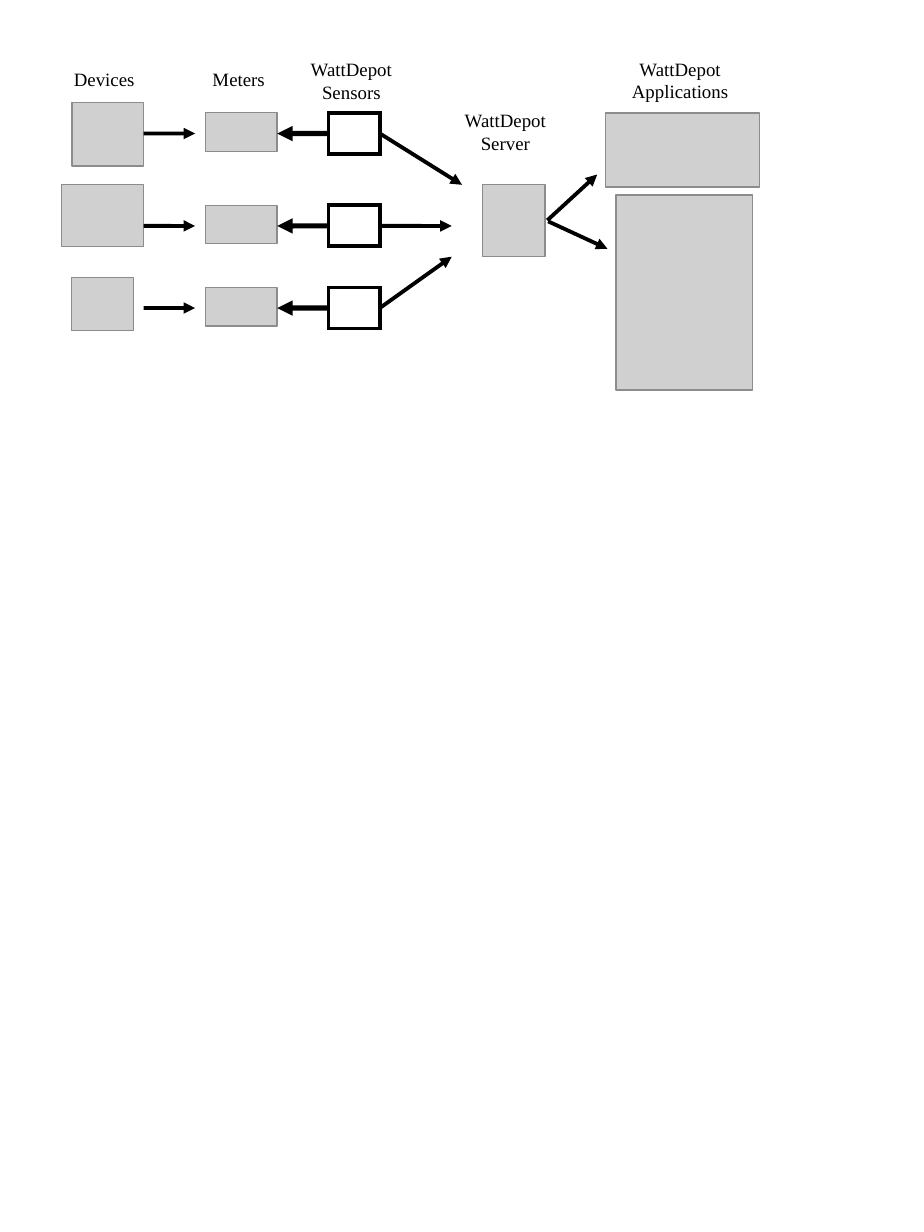
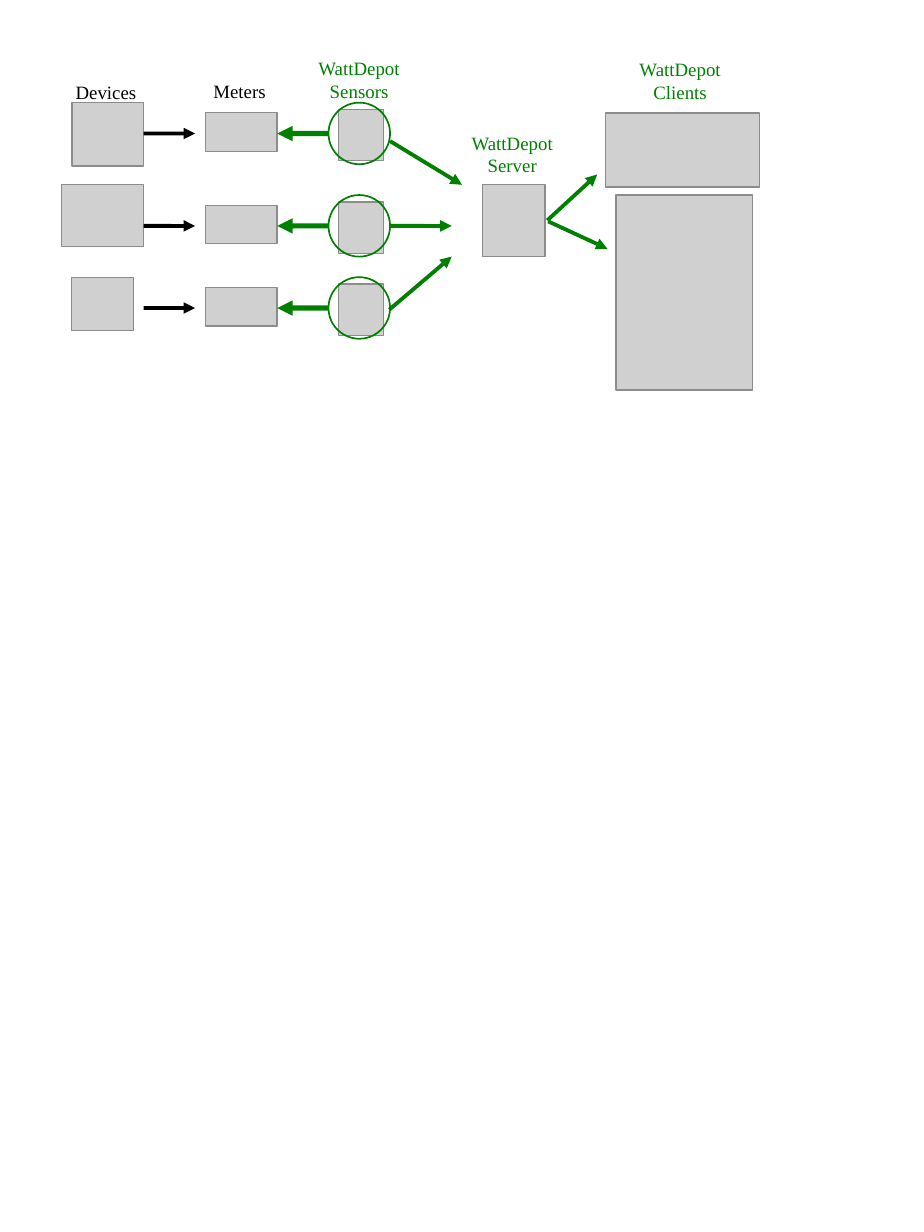
Before and after one commit to csdl/techreports, a slide deck: slide 1 of techreports/10-05/architecture.ppt. Drawn at 924x1232 pixels with LibreOffice and Linux fonts; fonts in the diff are those of the drawing; grey boxes stand for pictures. Boxes give left, top, right and bottom in pixels: in the first picture for what was removed or moved away, otherwise in the second. Text is boxed around its words. In the diff, an @@ line names an element or a change of style, - is before the commit and + after.

```diff
--- a/techreports/10-05/architecture.ppt
+++ b/techreports/10-05/architecture.ppt
@@ text "WattDepot Sensors": place and size @@
-text "WattDepot Sensors" at (311, 63, 392, 100)
+text "WattDepot Sensors" at (318, 62, 399, 99)
@@ text "WattDepot Sensors" at (318, 62, 399, 99): text colour #000000 to #008000 @@
@@ text "Devices" rewrapped from (74, 73, 135, 87) to (76, 86, 137, 104) @@
@@ text "Meters": place and size @@
-text "Meters" at (212, 73, 264, 87)
+text "Meters" at (213, 85, 265, 99)
@@ text at (639, 63, 720, 100): text changed; text colour #000000 to #008000 @@
-WattDepot
-Applications
+WattDepot
+Clients
@@ rectangle removed at (329, 113, 381, 154) @@
@@ ellipse added at (329, 102, 391, 164), outline #008000 0.99 pt @@
@@ picture added at (339, 110, 383, 161) @@
@@ arrow (329, 133) - (277, 133): stroke #000000 3 pt to #008000 3 pt @@
@@ arrow moved from (379, 133) - (462, 185) to (391, 142) - (462, 185) @@
@@ arrow (391, 142) - (462, 185): stroke #000000 2.24 pt to #008000 2.24 pt @@
@@ text "WattDepot Server" at (472, 137, 553, 173): text colour #000000 to #008000 @@
@@ text "WattDepot Server": place and size @@
-text "WattDepot Server" at (465, 114, 546, 151)
+text "WattDepot Server" at (472, 137, 553, 173)
@@ arrow (547, 221) - (598, 175): stroke #000000 2.24 pt to #008000 2.24 pt @@
@@ rectangle removed at (329, 206, 381, 246) @@
@@ ellipse added at (329, 195, 391, 256), outline #008000 0.99 pt @@
@@ picture added at (339, 202, 383, 254) @@
@@ arrow (329, 225) - (277, 225): stroke #000000 3 pt to #008000 3 pt @@
@@ arrow moved from (379, 225) - (452, 225) to (391, 225) - (452, 225) @@
@@ arrow (391, 225) - (452, 225): stroke #000000 2.24 pt to #008000 2.24 pt @@
@@ arrow (548, 222) - (607, 249): stroke #000000 2.24 pt to #008000 2.24 pt @@
@@ arrow moved from (379, 308) - (452, 256) to (389, 309) - (452, 256) @@
@@ arrow (389, 309) - (452, 256): stroke #000000 2.24 pt to #008000 2.24 pt @@
@@ rectangle removed at (329, 287, 381, 328) @@
@@ ellipse added at (329, 277, 391, 339), outline #008000 0.99 pt @@
@@ picture added at (339, 285, 383, 336) @@
@@ arrow (329, 308) - (277, 308): stroke #000000 3 pt to #008000 3 pt @@
```
